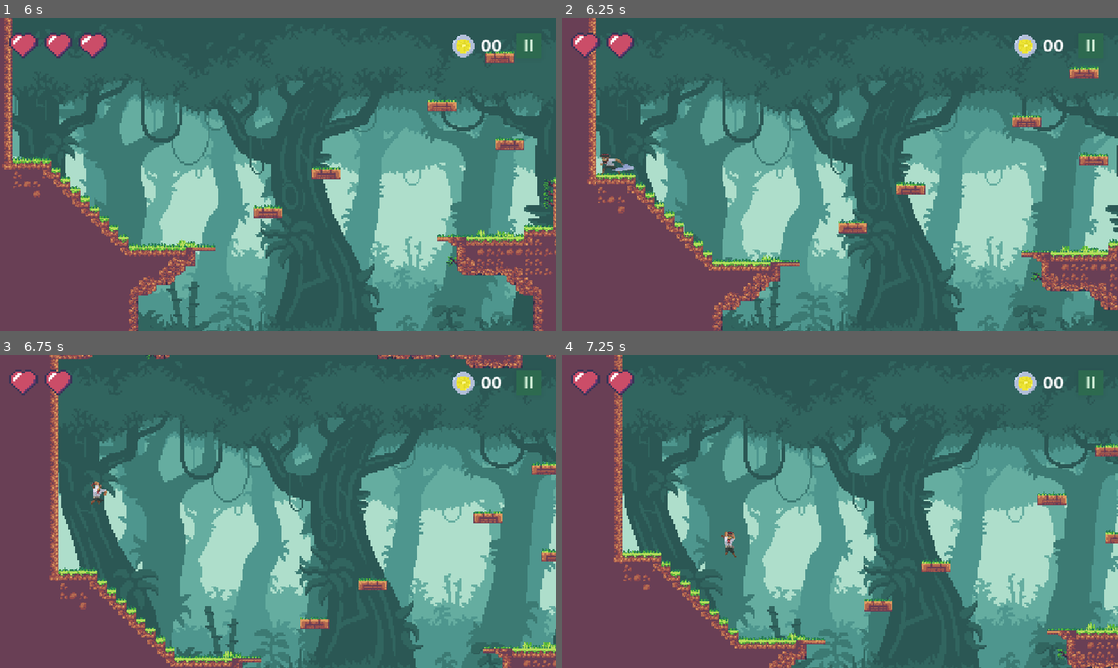
Above: before the commit, frames 1-4 (two rows, left to right).
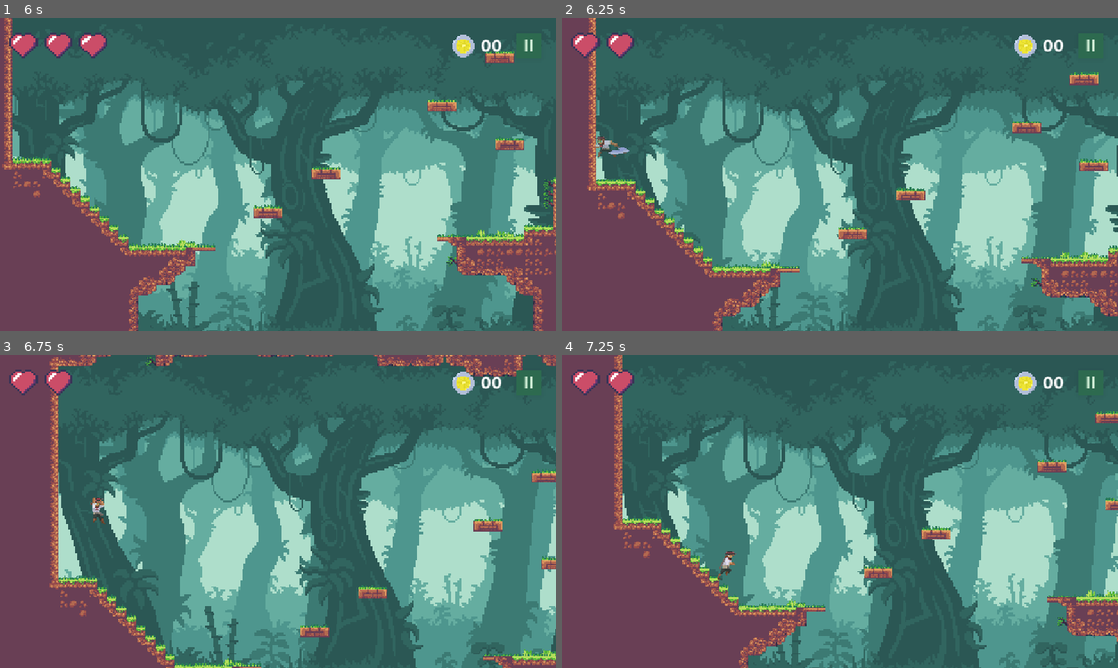
Above: after the commit, the same moments.

Repository: LYoshi02/TP-Videojuegos
Game: Godot game, scene res://pantallas/menu_principal/menu_principal.tscn
Two runs of this game, one before a commit and one after it. Both use one fixed random seed, a clock stepped at 60 frames per second and the inputs below.
Inputs (mouse positions are in pixels of both pictures, inside the frame that each line leads up to):
- Up to frame 1 (6 s): click "NIVELES" at 0.5 s; click "1" at 1.25 s; move the mouse to (400, 158) at 2.02 s; hold D (derecha) 2.03-3.53 s; tap W (salto) at 2.1, 2.27, 2.57, 3.02, 3.05, 3.32, 3.6, 4.52, 4.55, 4.82, 5.1, 5.27, 5.57 s; move the mouse to (166, 190) at 2.77 s; click (166, 190) at 2.85 s; move the mouse to (333, 105) at 3.52 s; hold A (izquierda) 3.53-4.28 s; move the mouse to (250, 237) at 4.27 s; hold D (derecha) 4.28-5.78 s; click (250, 237) at 4.35 s; move the mouse to (444, 221) at 5.02 s; move the mouse to (111, 127) at 5.77 s; hold A (izquierda) from 5.78 s (still down); click (111, 127) at 5.85 s
- Up to frame 2 (6.25 s): keep holding A (izquierda); tap W (salto) at 6.02, 6.05 s
- Up to frame 3 (6.75 s): tap W (salto) at 6.32, 6.6 s; move the mouse to (305, 511) at 6.52 s; release A (izquierda) at 6.53 s; hold D (derecha) from 6.53 s (still down)
- Up to frame 4 (7.25 s): keep holding D (derecha)

Frame 1 is identical in both runs. In frame 2, 6.8% of the frame differs, in the area x 4-100%, y 0-100%; in frame 3, 6.7%; in frame 4, 10%, in the area x 9-100%, y 0-100%.

Commit message:
mejorar mecanica de salto del personaje

Diff:
--- a/juego/personaje/personaje.gd
+++ b/juego/personaje/personaje.gd
@@ -3,6 +3,8 @@
 
 const VELOCIDAD_MOVIMIENTO = 225.0
 const VELOCIDAD_SALTO = -425.0
+const DURACION_BUFFER_SALTO = 0.15
+const DURACION_COYOTE = 0.15
 
 @onready var game_manager: Node = %GameManager
 
@@ -11,12 +13,15 @@
 @onready var timer_inmunidad: Timer = $TimerInmunidad
 @onready var timer_parpadeo: Timer = $TimerParpadeo
 
-var atacando = false
-var saltando = false
+var atacando: bool = false
+var saltando: bool = false
 var es_inmune: bool = false
 var direccion_movimiento: String = "derecha"
+var timer_buffer_salto: float = 0
+var timer_coyote: float = 0
 
 func saltar():
+	ReproductorMusica.reproducir_efecto_de_sonido(GLOBAL.EFECTOS_SONIDO["SALTO"])
 	velocity.y = VELOCIDAD_SALTO
 
 func saltar_al_costado(x):
@@ -68,9 +73,21 @@
 			sprite_2d.play("caer")
 
 	# Handle jump.
-	if Input.is_action_just_pressed("salto") and is_on_floor():
-		ReproductorMusica.reproducir_efecto_de_sonido(GLOBAL.EFECTOS_SONIDO["SALTO"])
-		velocity.y = VELOCIDAD_SALTO
+	if Input.is_action_just_pressed("salto"):
+		timer_buffer_salto = DURACION_BUFFER_SALTO
+
+	if timer_buffer_salto > 0.0:
+		timer_buffer_salto -= delta
+
+	if is_on_floor():
+		timer_coyote = DURACION_COYOTE
+	else:
+		timer_coyote -= delta
+
+	if timer_coyote > 0 and timer_buffer_salto > 0:
+		saltar()
+		timer_buffer_salto = 0
+		timer_coyote = 0
 
 	# Get the input direction and handle the movement/deceleration.
 	var direccion := Input.get_axis("izquierda", "derecha")
